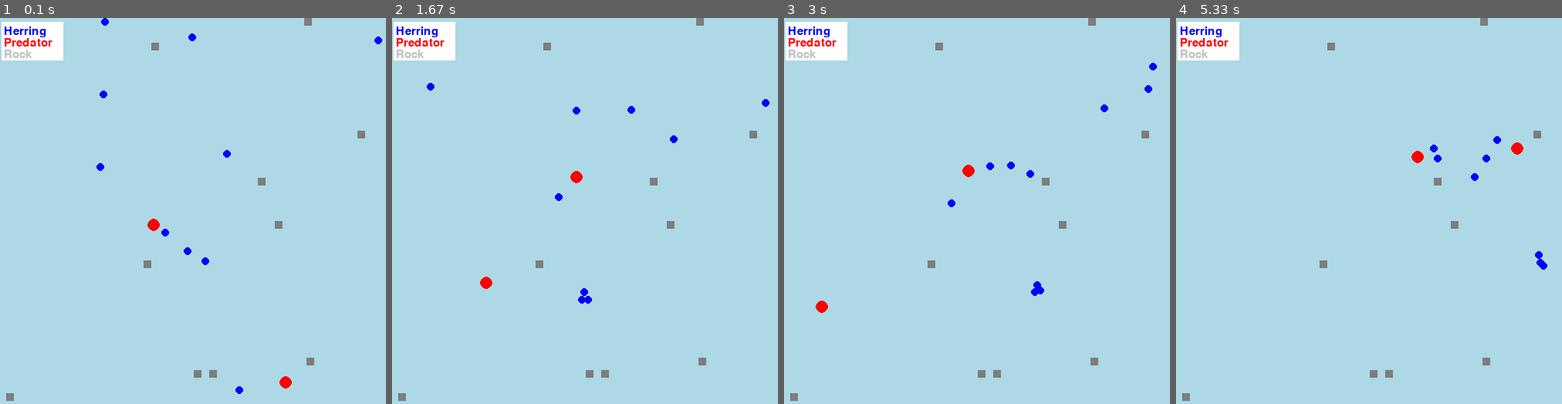
Above: before the commit, frames 1-4 (left to right).
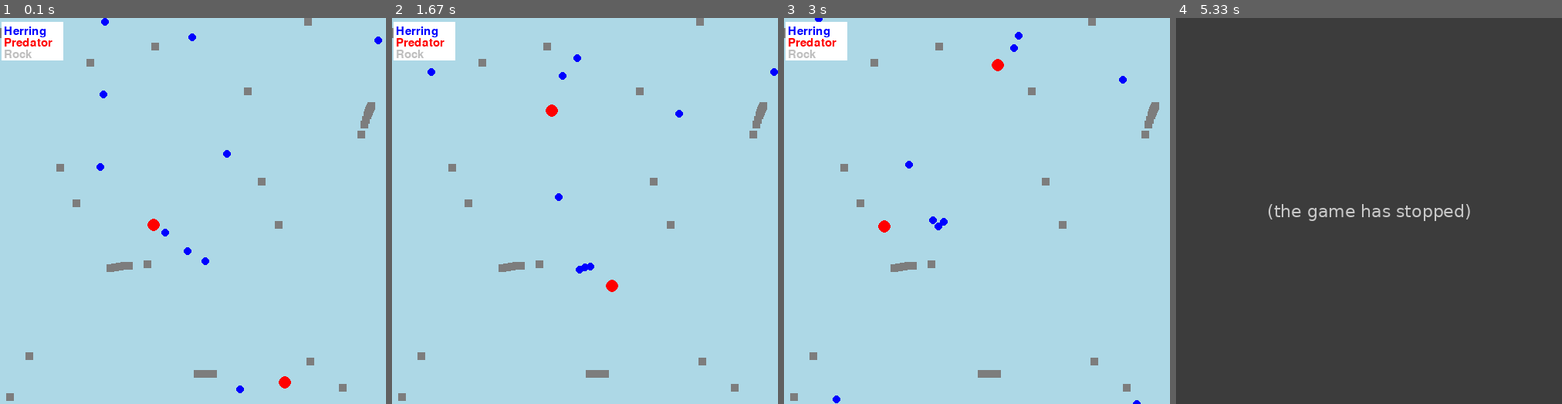
Above: after the commit, the same moments.

Repository: suus-stack/PCA
Game: pygame game, started from code/gamefish.py
The game is run twice, just before and just after one commit, with the same random seed, the same clock (stepped at 60 frames per second) and the same inputs.
Inputs:
- Up to frame 1 (0.1 s): no input
- Up to frame 2 (1.67 s): no input
- Up to frame 3 (3 s): no input
- Up to frame 4 (5.33 s): no input

The runs differ from the first frame. In frame 1, 0.6% of the frame differs, in the area x 0-98%, y 2-98%; in frame 2, 1.4%; in frame 3, 1.5%; in frame 4, 100%, in the area x 0-100%, y 0-100%.
After the commit the program exited at 5.03 s; later frames show no game.

Commit message:
luca blocks simulation have been added

Diff:
--- a/code/gamefish.py
+++ b/code/gamefish.py
@@ -504,6 +504,10 @@
         # add the position of the rock to a vector
         self.position = pygame.Vector2(x_pos, y_pos)
 
+    def distance_to(self, other_position):
+        return math.sqrt((self.position[0] - other_position[0])**2 + (self.position[1] - other_position[1])**2)
+
+
 class Experiment(pygame.sprite.Sprite):
     def __init__(self, herring_nr, predator_nr, rock_nr, simulation_duration):
         self.herring_nr = herring_nr
@@ -548,6 +552,26 @@
             rock_i = Rock(random.randint(0, WIDTH), random.randint(0, HEIGHT))
             all_rocks.add(rock_i)
 
+                #Calculate Euclidean distances between rocks
+        distances = []
+        for rockA in all_rocks:
+            for rockB in all_rocks:
+                if rockA != rockB:  # Ensure we're not calculating distance to itself
+                    distance_rock = rockB.distance_to(rockA.position)
+                    #print(f"Distance between {rockA.position} and {rockB.position}: {distance_rock}")
+                    distances.append(distance_rock)
+
+                    #TOBEDONE onderzoekje distancerocks
+                    if distance_rock < 60:
+                        num_extra_rocks = int((60 - distance_rock) / 10) #ten is size rocks
+                        for i in range(1, num_extra_rocks + 1):
+                            ratio = i / (num_extra_rocks + 1)
+                            new_x = int(rockA.position[0] + ratio * (rockB.position[0] - rockA.position[0]))
+                            new_y = int(rockA.position[1] + ratio * (rockB.position[1] - rockA.position[1]))
+                            new_rock = Rock(new_x, new_y)
+                            all_rocks.add(new_rock)
+                            distances.append((new_x, new_y))
+
         return all_rocks
 
     def make_legend(self, font, screen):
@@ -677,5 +701,5 @@
 if __name__ == "__main__":
     # Experiment(50, 1, 10, 20)
 
-    experiment_1 = Experiment(10, 2, 10, 20)
+    experiment_1 = Experiment(10, 2, 20, 5)
     number_killed_herring = experiment_1.run()
